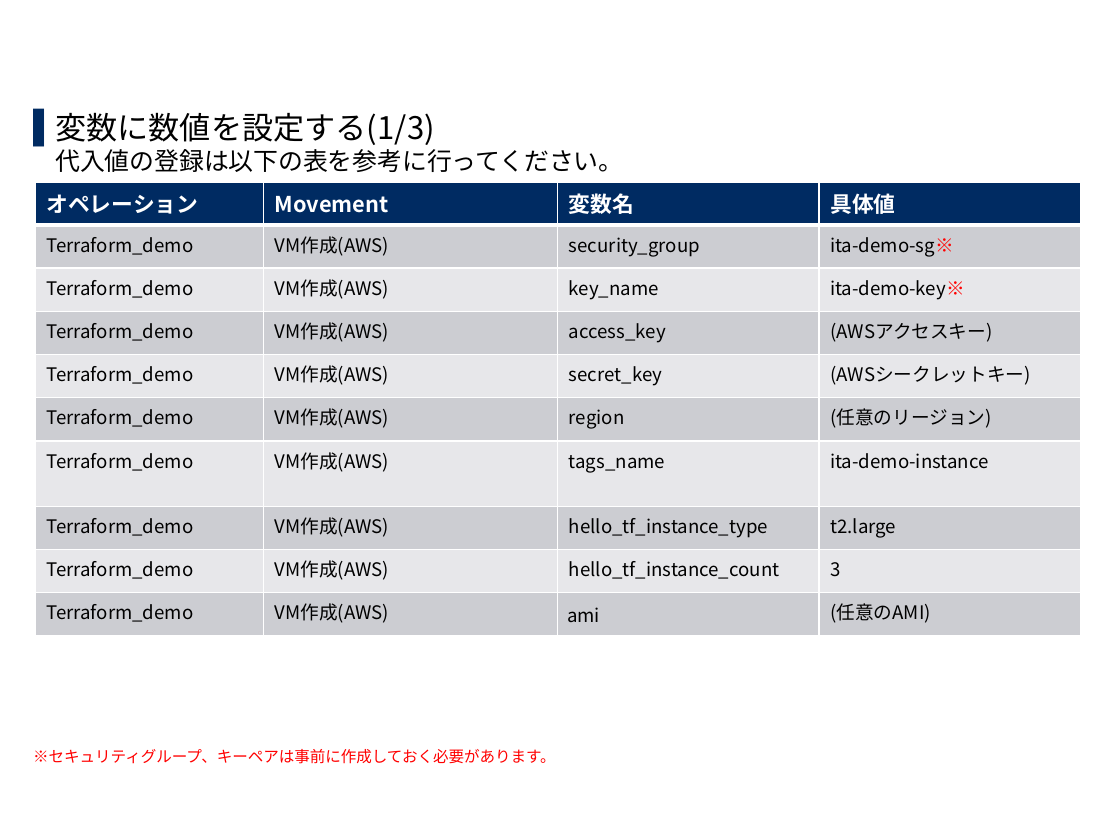
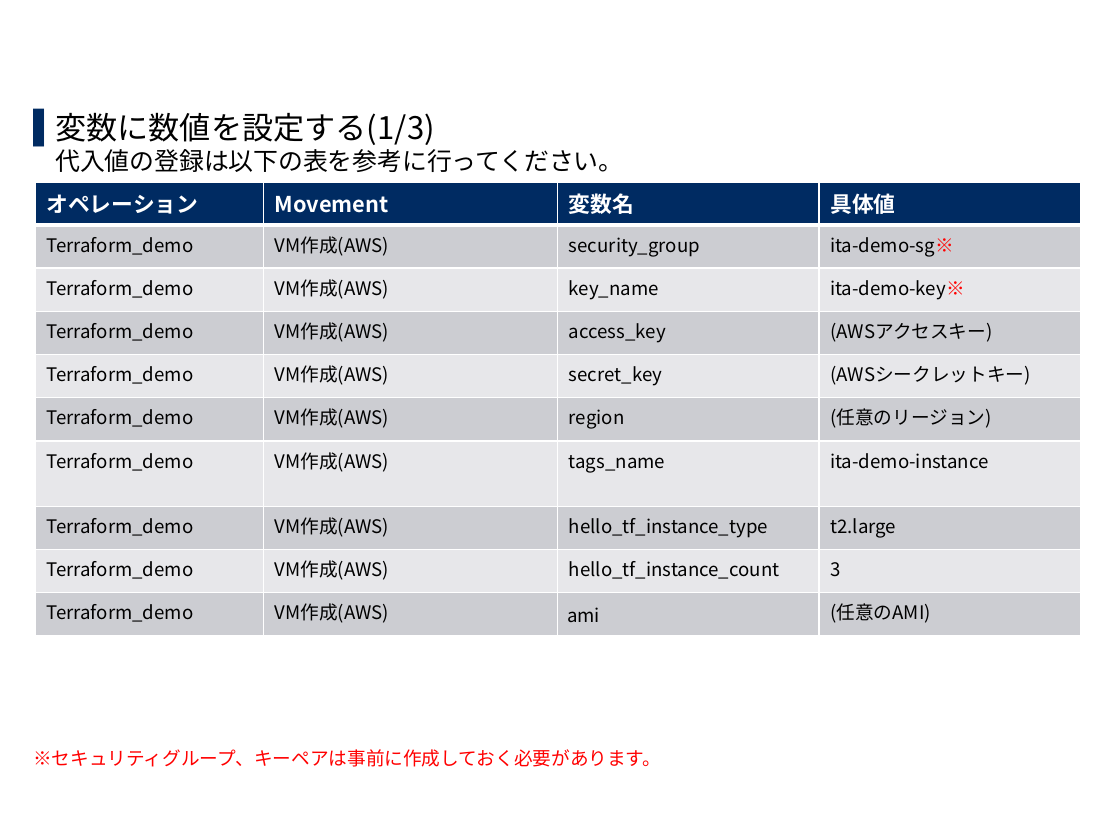
Before and after one commit to exastro-suite/it-automation-docs, a slide deck: slide 32 of asset/Learn_ja/ITA-Terraform-driver-practice_ja.pptx. Drawn at 1120x840 pixels with LibreOffice and Linux fonts; fonts in the diff are those of the drawing; background and template pictures are left out. Boxes give left, top, right and bottom in pixels: in the first picture for what was removed or moved away, otherwise in the second. Text is boxed around its words. In the diff, an @@ line names an element or a change of style, - is before the commit and + after.

```diff
--- a/asset/Learn_ja/ITA-Terraform-driver-practice_ja.pptx
+++ b/asset/Learn_ja/ITA-Terraform-driver-practice_ja.pptx
@@ text at [33, 749, 661, 767]: size 10 to 12 pt in "※セキュリティグループ、キーペアは事前に作成しておく必要があります。" @@
```
Also in this commit, not shown: 6 other slides changed, 1 other file.
